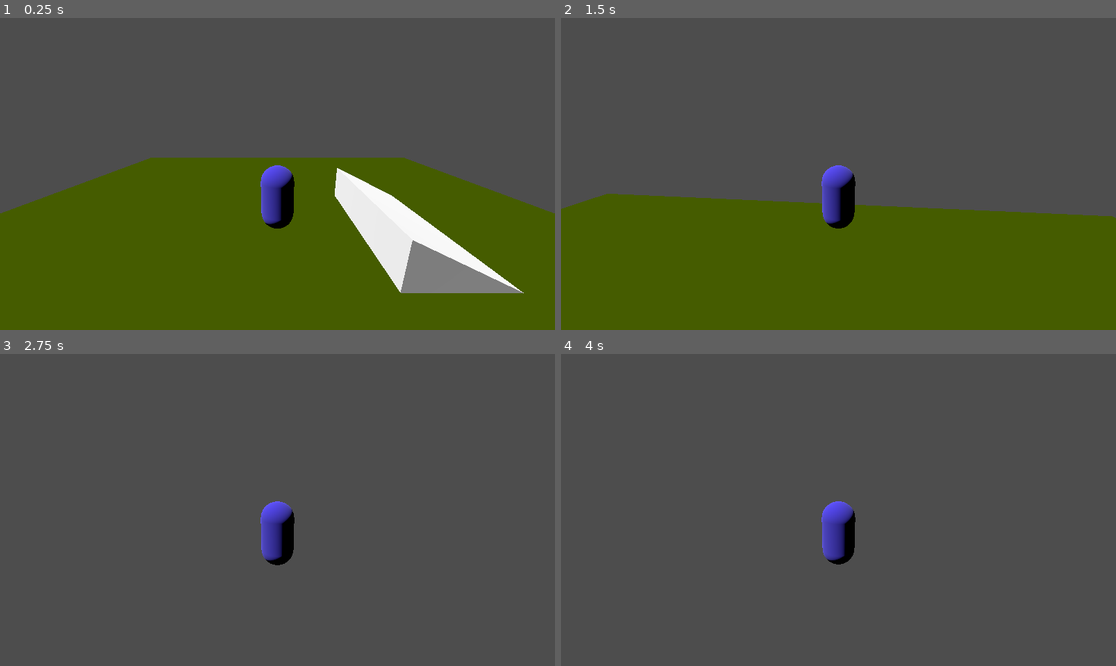
Above: before the commit, frames 1-4 (two rows, left to right).
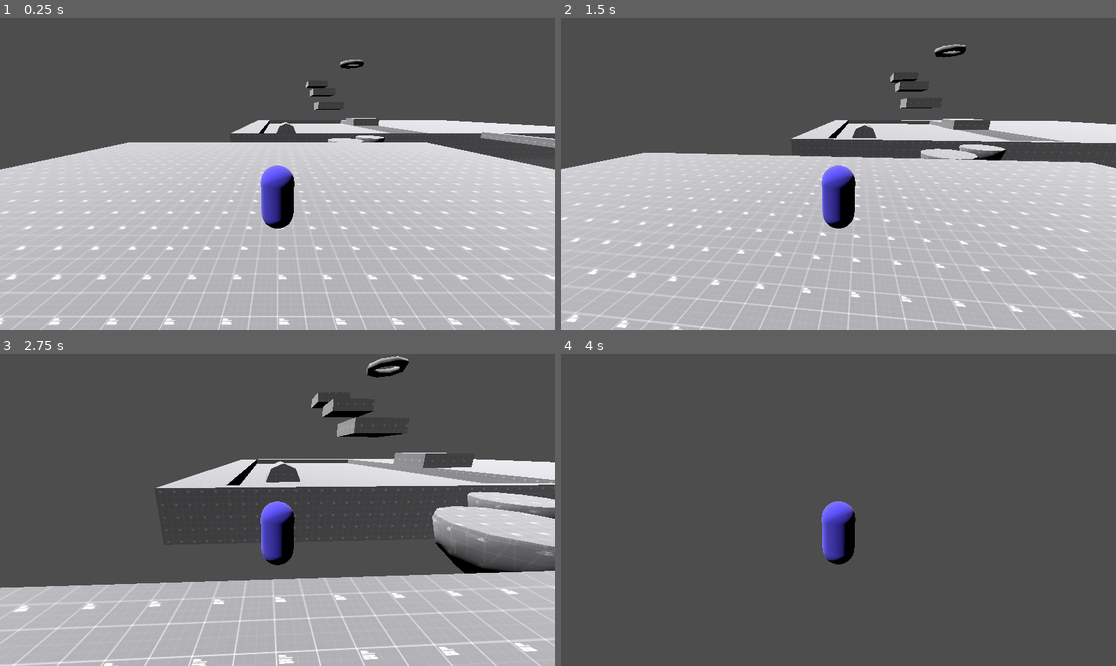
Above: after the commit, the same moments.

Repository: nmattern/GodotGame
Game: Godot game, scene res://levels/level_1/level_1.tscn
Two runs of this game, one before a commit and one after it. Both use one fixed random seed, a clock stepped at 60 frames per second and the inputs below. This scene is started directly instead of the project's main scene.
Inputs (mouse positions are in pixels of both pictures, inside the frame that each line leads up to):
- Up to frame 1 (0.25 s): no input
- Up to frame 2 (1.5 s): tap Enter at 0.5 s; move the mouse to (866, 174) at 0.52 s; hold W (move_forward) from 0.53 s (still down); tap Space (jump) at 0.6, 0.77, 1.07 s; move the mouse to (810, 174) at 1.27 s; click (810, 174) at 1.35 s
- Up to frame 3 (2.75 s): keep holding W (move_forward); tap Space (jump) at 1.52, 1.55, 1.82, 2.1 s; move the mouse to (288, 503) at 2.02 s
- Up to frame 4 (4 s): keep holding W (move_forward); move the mouse to (832, 516) at 2.77 s; click (832, 516) at 2.85 s; tap Space (jump) at 3.02, 3.05, 3.32, 3.6, 3.77 s; move the mouse to (877, 513) at 3.52 s

The runs differ from the first frame. In frame 1, 60% of the frame differs, in the area x 0-100%, y 13-100%; in frame 2, 58%; in frame 3, 38%; in frame 4, 0.2%.

Commit message:
Test Level Improvements
The test level has been expanded with various surfaces and terrain to test player movement on. Textures were also added.

Diff:
--- a/levels/level_1/level_1.tscn
+++ b/levels/level_1/level_1.tscn
@@ -1,6 +1,7 @@
-[gd_scene load_steps=12 format=3 uid="uid://e5ykmegi3x63"]
+[gd_scene load_steps=8 format=3 uid="uid://e5ykmegi3x63"]
 
 [ext_resource type="Script" path="res://levels/level_1/Player.gd" id="1_orpwx"]
+[ext_resource type="Material" uid="uid://bcexwxg8cnger" path="res://textures/test_grid_dark.tres" id="2_swmnv"]
 
 [sub_resource type="StandardMaterial3D" id="StandardMaterial3D_q6h50"]
 albedo_color = Color(0.0705882, 0, 0.411765, 1)
@@ -16,25 +17,6 @@
 size = Vector3(0.2, 0.2, 1)
 
 [sub_resource type="CapsuleShape3D" id="CapsuleShape3D_83uqa"]
-
-[sub_resource type="BoxShape3D" id="BoxShape3D_6lgpj"]
-size = Vector3(20, 0.5, 20)
-
-[sub_resource type="StandardMaterial3D" id="StandardMaterial3D_4viv0"]
-diffuse_mode = 1
-specular_mode = 1
-albedo_color = Color(0.121569, 0.164706, 0, 0.505882)
-
-[sub_resource type="BoxMesh" id="BoxMesh_dmi7p"]
-material = SubResource("StandardMaterial3D_4viv0")
-size = Vector3(20, 0.5, 20)
-
-[sub_resource type="ConvexPolygonShape3D" id="ConvexPolygonShape3D_aj8dd"]
-points = PackedVector3Array(0.5, 0, 0.5, 0.5, 0, -0.5, -0.5, 0, 0.5, -0.5, 0, -0.5, -0.5, 0.5, -0.5, -0.5, 0.5, 0.5)
-
-[sub_resource type="PrismMesh" id="PrismMesh_rhpu2"]
-left_to_right = 0.0
-size = Vector3(1, 0.5, 1)
 
 [node name="Node3D" type="Node3D"]
 
@@ -66,24 +48,86 @@
 [node name="Camera3D" type="Camera3D" parent="Player/SpringArm3D"]
 transform = Transform3D(1, 0, 0, 0, 1, 0, 0, 0, 1, 0, 0, 4.42522)
 
-[node name="Floor" type="StaticBody3D" parent="."]
-
-[node name="CollisionShape3D" type="CollisionShape3D" parent="Floor"]
-shape = SubResource("BoxShape3D_6lgpj")
-
-[node name="MeshInstance3D" type="MeshInstance3D" parent="Floor"]
-mesh = SubResource("BoxMesh_dmi7p")
-
-[node name="DirectionalLight3D" type="DirectionalLight3D" parent="."]
+[node name="directional_light" type="DirectionalLight3D" parent="."]
 transform = Transform3D(-0.565326, -0.65611, -0.499925, -0.218464, -0.465332, 0.857753, -0.795412, 0.594126, 0.119728, -8.31425, 11.8481, 0)
 light_energy = 5.718
 
-[node name="Slope" type="StaticBody3D" parent="."]
-transform = Transform3D(5, 0, 0, 0, 5, 0, 0, 0, 5, 5, 0.25, 0)
+[node name="directional_light_2" type="DirectionalLight3D" parent="."]
+transform = Transform3D(0.443196, -0.830415, -0.337622, -0.218464, -0.465332, 0.857753, -0.869397, -0.306394, -0.387649, -8.31425, 26.0604, -91.7978)
+light_energy = 5.718
 
-[node name="CollisionShape3D" type="CollisionShape3D" parent="Slope"]
-transform = Transform3D(1, 0, 0, 0, 1, 0, 0, 0, 1, 0, -0.25, 0)
-shape = SubResource("ConvexPolygonShape3D_aj8dd")
+[node name="LevelCore" type="CSGCombiner3D" parent="."]
+use_collision = true
 
-[node name="MeshInstance3D" type="MeshInstance3D" parent="Slope"]
-mesh = SubResource("PrismMesh_rhpu2")
+[node name="floor" type="CSGBox3D" parent="LevelCore"]
+size = Vector3(35.0098, 0.86069, 36.9257)
+material = ExtResource("2_swmnv")
+
+[node name="walkway" type="CSGPolygon3D" parent="LevelCore"]
+transform = Transform3D(1, 0, 0, 0, 1, 0, 0, 0, 1, 20.5522, 0.440127, 0)
+polygon = PackedVector2Array(-3.59292, -0.0911021, 0.546358, 3.55916, 2.72281, 1.7973, 12.8523, -0.372499)
+material = ExtResource("2_swmnv")
+
+[node name="walkway2" type="CSGBox3D" parent="LevelCore"]
+transform = Transform3D(1, 0, 0, 0, 1, 0, 0, 0, 1, 35.7007, 0, -14.9015)
+size = Vector3(1, 1, 29.8239)
+material = ExtResource("2_swmnv")
+
+[node name="floor2" type="CSGBox3D" parent="LevelCore"]
+transform = Transform3D(1, 0, 0, 0, 1, 0, 0, 0, 1, 31.2028, -2.07284, -58.1115)
+size = Vector3(79.0054, 4.52088, 55.7982)
+material = ExtResource("2_swmnv")
+
+[node name="floor2sub" type="CSGBox3D" parent="LevelCore"]
+transform = Transform3D(1, 0, 0, 0, 1, 0, 0, 0, 1, 11.7833, 0.318605, -57.2977)
+operation = 2
+size = Vector3(30.2048, 2.76843, 52.3037)
+material = ExtResource("2_swmnv")
+
+[node name="jumpbox" type="CSGBox3D" parent="LevelCore"]
+transform = Transform3D(1, 0, 0, 0, 1, 0, 0, 0, 1, 16.6136, 1.96184, -35.7615)
+size = Vector3(4.69926, 1.27886, 4.56616)
+material = ExtResource("2_swmnv")
+
+[node name="jumpbox2" type="CSGBox3D" parent="LevelCore"]
+transform = Transform3D(1, 0, 0, 0, 1, 0, 0, 0, 1, 9.84086, 4.90704, -35.7615)
+size = Vector3(4.69926, 1.27886, 4.56616)
+material = ExtResource("2_swmnv")
+
+[node name="jumpbox3" type="CSGBox3D" parent="LevelCore"]
+transform = Transform3D(1, 0, 0, 0, 1, 0, 0, 0, 1, 9.84086, 7.83249, -42.3943)
+size = Vector3(4.69926, 1.27886, 4.56616)
+material = ExtResource("2_swmnv")
+
+[node name="jumpbox4" type="CSGBox3D" parent="LevelCore"]
+transform = Transform3D(1, 0, 0, 0, 1, 0, 0, 0, 1, 9.84086, 10.3537, -49.9836)
+size = Vector3(4.69926, 1.27886, 4.56616)
+material = ExtResource("2_swmnv")
+
+[node name="goal" type="CSGTorus3D" parent="LevelCore"]
+transform = Transform3D(1, 0, 0, 0, 1, 0, 0, 0, 1, 18.1193, 14.8723, -49.6314)
+inner_radius = 1.8715
+outer_radius = 2.93892
+material = ExtResource("2_swmnv")
+
+[node name="sphere" type="CSGSphere3D" parent="LevelCore"]
+transform = Transform3D(1, 0, 0, 0, 1, 0, 0, 0, 1, 9.25512, 0, -22.0918)
+radius = 2.40285
+material = ExtResource("2_swmnv")
+
+[node name="sphere2" type="CSGSphere3D" parent="LevelCore"]
+transform = Transform3D(1, 0, 0, 0, 1, 0, 0, 0, 1, 14.2149, 0, -25.8604)
+radius = 2.09024
+material = ExtResource("2_swmnv")
+
+[node name="sphere_platform_sub" type="CSGBox3D" parent="LevelCore"]
+transform = Transform3D(1, 0, 0, 0, 1, 0, 0, 0, 1, 12.137, 1.54868, -24.0577)
+operation = 2
+size = Vector3(11.2491, 2.80276, 9.60365)
+material = ExtResource("2_swmnv")
+
+[node name="CSGCylinder3D" type="CSGCylinder3D" parent="LevelCore"]
+transform = Transform3D(1, 0, 0, 0, -4.37114e-08, -1, 0, 1, -4.37114e-08, 2.00981, -0.924211, -44.4558)
+radius = 2.2286
+height = 6.24962
+material = ExtResource("2_swmnv")
--- /dev/null
+++ b/textures/test_grid_dark.tres
@@ -0,0 +1,9 @@
+[gd_resource type="StandardMaterial3D" load_steps=2 format=3 uid="uid://bcexwxg8cnger"]
+
+[ext_resource type="Texture2D" uid="uid://xbjihsanhj30" path="res://textures/texture_13.png" id="1_u1na7"]
+
+[resource]
+albedo_texture = ExtResource("1_u1na7")
+uv1_triplanar = true
+uv1_triplanar_sharpness = 1.0
+uv1_world_triplanar = true
Binary file added: textures/texture_01.png
Not shown, added: textures/texture_01.png.import
Binary file added: textures/texture_02.png
Not shown, added: textures/texture_02.png.import
Binary file added: textures/texture_03.png
Not shown, added: textures/texture_03.png.import
Binary file added: textures/texture_04.png
Not shown, added: textures/texture_04.png.import
Binary file added: textures/texture_05.png
Not shown, added: textures/texture_05.png.import
Binary file added: textures/texture_06.png
Not shown, added: textures/texture_06.png.import
(and 14 more such lines)
